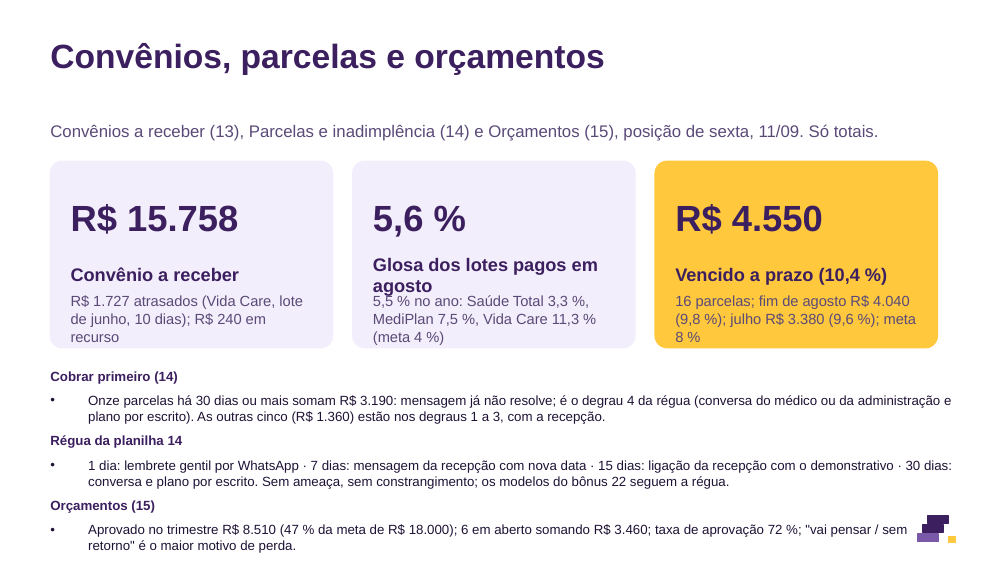
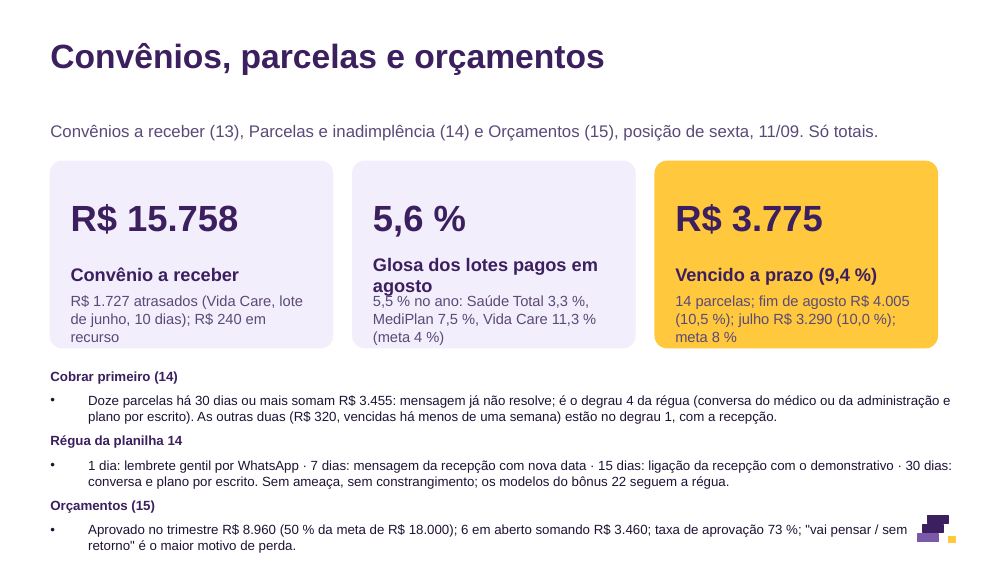
Before and after one commit to eduardomtzz/claude-code, a slide deck: slide 6 of projetos/gestao-ia-planilhas/produto/kit-medicos/27-modelo-resultado-do-mes-8-slides.pptx. Drawn at 1008x567 pixels with LibreOffice and Linux fonts; fonts in the diff are those of the drawing. Boxes give left, top, right and bottom in pixels: in the first picture for what was removed or moved away, otherwise in the second. Text is boxed around its words. In the diff, an @@ line names an element or a change of style, - is before the commit and + after.

```diff
--- a/projetos/gestao-ia-planilhas/produto/kit-medicos/27-modelo-resultado-do-mes-8-slides.pptx
+++ b/projetos/gestao-ia-planilhas/produto/kit-medicos/27-modelo-resultado-do-mes-8-slides.pptx
@@ text at (x1=675, y1=204, x2=823, y2=234): text changed @@
-R$ 4.550
+R$ 3.775
@@ text at (x1=675, y1=268, x2=850, y2=285): text changed @@
-Vencido a prazo (10,4 %)
+Vencido a prazo (9,4 %)
@@ text at (x1=675, y1=295, x2=910, y2=342): text changed @@
-16 parcelas; fim de agosto R$ 4.040 (9,8 %); julho R$ 3.380 (9,6 %); meta 8 %
+14 parcelas; fim de agosto R$ 4.005 (10,5 %); julho R$ 3.290 (10,0 %); meta 8 %
@@ text at (x1=88, y1=395, x2=950, y2=424): text changed @@
-• Onze parcelas há 30 dias ou mais somam R$ 3.190: mensagem já não resolve; é o degrau 4 da régua (conversa do médico ou da administração e plano por escrito). As outras cinco (R$ 1.360) estão nos degraus 1 a 3, com a recepção.
+• Doze parcelas há 30 dias ou mais somam R$ 3.455: mensagem já não resolve; é o degrau 4 da régua (conversa do médico ou da administração e plano por escrito). As outras duas (R$ 320, vencidas há menos de uma semana) estão no degrau 1, com a recepção.
@@ text at (x1=88, y1=524, x2=907, y2=553): text changed @@
-• Aprovado no trimestre R$ 8.510 (47 % da meta de R$ 18.000); 6 em aberto somando R$ 3.460; taxa de aprovação 72 %; "vai pensar / sem retorno" é o maior motivo de perda.
+• Aprovado no trimestre R$ 8.960 (50 % da meta de R$ 18.000); 6 em aberto somando R$ 3.460; taxa de aprovação 73 %; "vai pensar / sem retorno" é o maior motivo de perda.
```
Also in this commit, not shown: 5 other slides changed, 37 other files.
